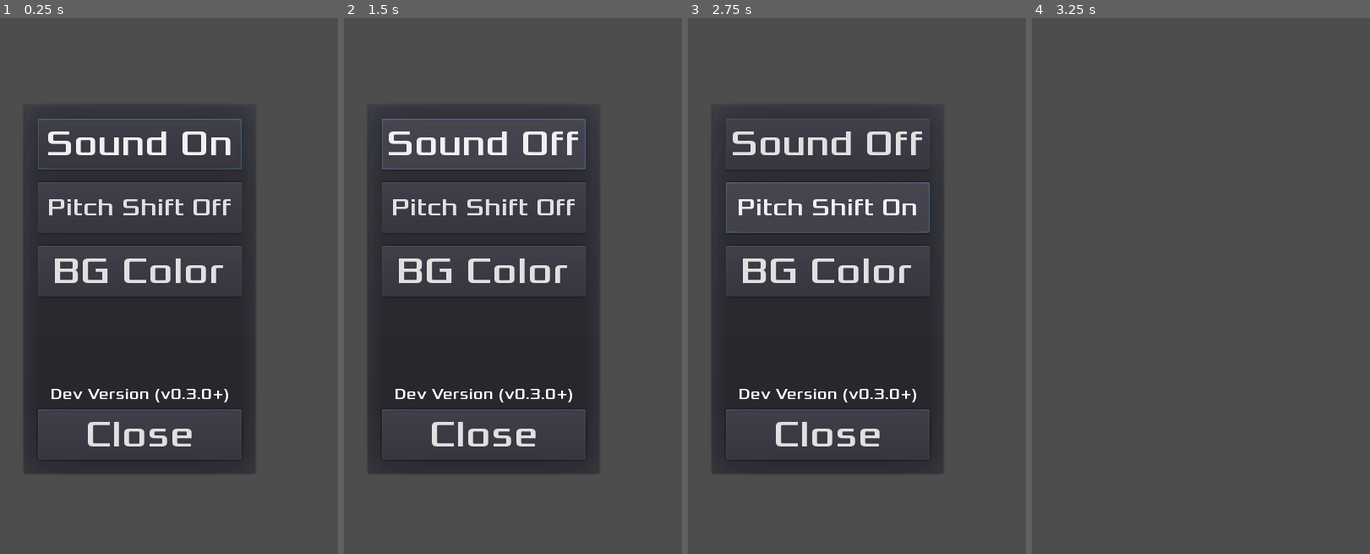
Above: before the commit, frames 1-4 (left to right).
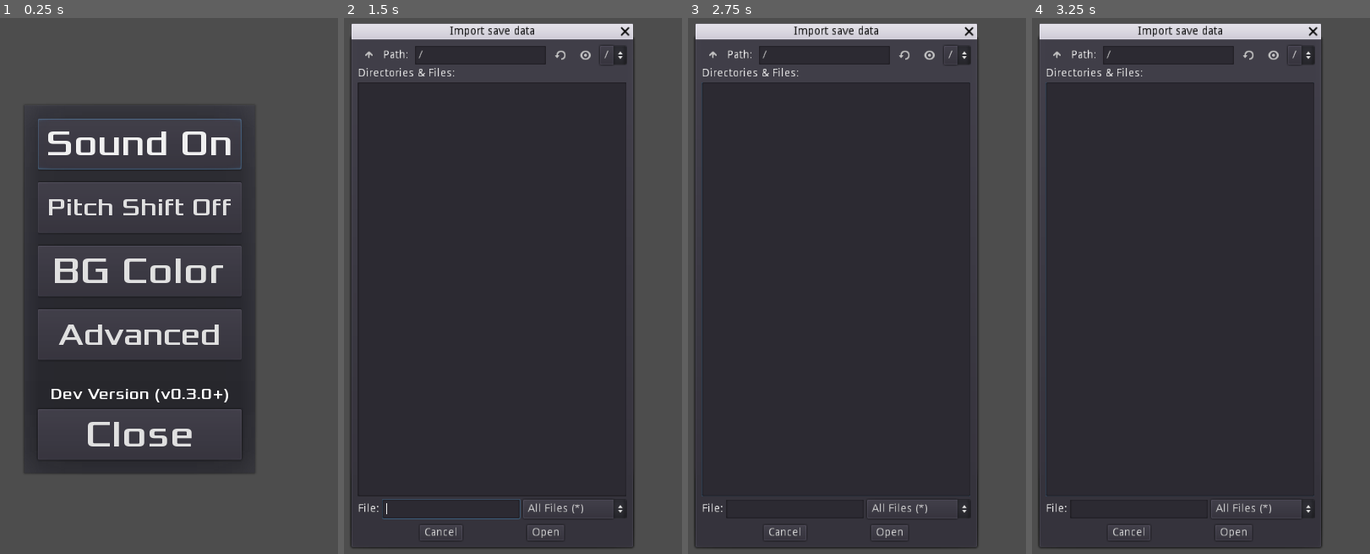
Above: after the commit, the same moments.

Repository: tomas7770/RunJump
Game: Godot game, scene res://scenes/SettingsHUD/SettingsHUD.tscn
Same seed, same stepped clock (60 frames per second), same inputs: the game is played once before the commit and once after it. This scene is started directly instead of the project's main scene.
Inputs (mouse positions are in pixels of both pictures, inside the frame that each line leads up to):
- Up to frame 1 (0.25 s): no input
- Up to frame 2 (1.5 s): click (482, 334) at 0.5 s, where only the run after the commit has a clickable "Advanced"; click (482, 146) at 1.25 s, where only the run after the commit has a clickable "Import Data"
- Up to frame 3 (2.75 s): click (826, 205) at 2 s, where only the run after the commit has a clickable "Export Data"
- Up to frame 4 (3.25 s): click (1170, 436) at 2.75 s, where only the run after the commit has a clickable "Back"

The runs differ from the first frame. In frame 1, 1.6% of the frame differs, in the area x 11-72%, y 54-64%; in frame 2, 34%; in frame 3, 35%; in frame 4, 73%, in the area x 1-86%, y 1-99%.

Commit message:
Initial implementation of save data import/export
Doesn't validate imported files and doesn't update HUD

Diff:
--- a/scenes/GlobalVariables.gd
+++ b/scenes/GlobalVariables.gd
@@ -8,6 +8,7 @@
 	DIFFICULTY.EASY:"Easy",
 	DIFFICULTY.FAST:"Fast"
 }
+const SAVE_PATH = "user://savegame.save"
 var high_score = {}
 var sound_mute = false
 var sound_shift = false
@@ -40,20 +41,20 @@
 
 func save_data():
 	var save_game = File.new()
-	save_game.open("user://savegame.save", File.WRITE)
+	save_game.open(SAVE_PATH, File.WRITE)
 	var save_dict = {}
 	for key in SAVEABLE:
 		save_dict[SAVEABLE[key]] = self[key]
 	save_game.store_line(to_json(save_dict))
 	save_game.close()
 
-func load_data():
+func load_data(path = SAVE_PATH):
 	var save_game = File.new()
-	if not save_game.file_exists("user://savegame.save"):
+	if not save_game.file_exists(path):
 		return # Error! We don't have a save to load.
 	# Load the file line by line and process that dictionary to restore
 	# the object it represents.
-	save_game.open("user://savegame.save", File.READ)
+	save_game.open(path, File.READ)
 	while not save_game.eof_reached():
 		var unparsed_line = save_game.get_line()
 		if unparsed_line == "":
@@ -77,6 +78,22 @@
 					self[key] = saved_data
 	save_game.close()
 
+func import_save(path):
+	load_data(path)
+
+func export_save(path):
+	var save_game = File.new()
+	if not save_game.file_exists(SAVE_PATH):
+		return
+	var exported_save = File.new()
+	save_game.open(SAVE_PATH, File.READ)
+	exported_save.open(path, File.WRITE)
+	while not save_game.eof_reached():
+		var line = save_game.get_line()
+		exported_save.store_line(line)
+	save_game.close()
+	exported_save.close()
+
 func resize_control_toSafeArea(control):
 	# Resizes a fullscreen Control to fit window safe area
 	# I actually have no idea how this works
--- a/scenes/SettingsHUD/SettingsHUD.gd
+++ b/scenes/SettingsHUD/SettingsHUD.gd
@@ -1,9 +1,13 @@
 extends CanvasLayer
 
+enum DATA_MODE {IMPORT, EXPORT}
 onready var main_settings = $HUD_Container/MainSettings
 onready var settings_list = $HUD_Container/MainSettings/ScrollContainer/VBoxContainer
 onready var color_settings = $HUD_Container/ColorSettings
 onready var color_picker = $HUD_Container/ColorSettings/ColorPicker
+onready var advanced_settings = $HUD_Container/AdvancedSettings
+onready var file_dialog = $HUD_Container/FileDialog
+var current_data_mode: int
 
 func _ready():
 	GlobalVariables.resize_control_toSafeArea($HUD_Container)
@@ -41,9 +45,13 @@
 	color_settings.popup()
 	main_settings.hide()
 
-func _on_BackButton_pressed():
+func _on_BackButton_pressed(button_id):
 	main_settings.popup()
-	color_settings.hide()
+	match button_id:
+		0:
+			color_settings.hide()
+		1:
+			advanced_settings.hide()
 
 func _on_ColorPicker_color_changed(color):
 	VisualServer.set_default_clear_color(color)
@@ -52,3 +60,25 @@
 	var color = ProjectSettings.get_setting("rendering/environment/default_clear_color")
 	color_picker.set_pick_color(color)
 	VisualServer.set_default_clear_color(color)
+
+func _on_AdvancedButton_pressed():
+	advanced_settings.popup()
+
+func _on_ImportButton_pressed():
+	current_data_mode = DATA_MODE.IMPORT
+	file_dialog.popup()
+	file_dialog.mode = FileDialog.MODE_OPEN_FILE
+	file_dialog.window_title = "Import save data"
+
+func _on_ExportButton_pressed():
+	current_data_mode = DATA_MODE.EXPORT
+	file_dialog.popup()
+	file_dialog.mode = FileDialog.MODE_SAVE_FILE
+	file_dialog.window_title = "Export save data"
+
+func _on_FileDialog_file_selected(path):
+	match current_data_mode:
+		DATA_MODE.IMPORT:
+			GlobalVariables.import_save(path)
+		DATA_MODE.EXPORT:
+			GlobalVariables.export_save(path)
--- a/scenes/SettingsHUD/SettingsHUD.tscn
+++ b/scenes/SettingsHUD/SettingsHUD.tscn
@@ -15,8 +15,8 @@
 size = 48
 font_data = ExtResource( 1 )
 
-[sub_resource type="DynamicFont" id=4]
-size = 36
+[sub_resource type="DynamicFont" id=7]
+size = 40
 font_data = ExtResource( 1 )
 
 [sub_resource type="DynamicFont" id=5]
@@ -25,6 +25,14 @@
 
 [sub_resource type="DynamicFont" id=6]
 size = 48
+font_data = ExtResource( 1 )
+
+[sub_resource type="DynamicFont" id=8]
+size = 36
+font_data = ExtResource( 1 )
+
+[sub_resource type="DynamicFont" id=9]
+size = 36
 font_data = ExtResource( 1 )
 
 [node name="SettingsHUD" type="CanvasLayer"]
@@ -67,7 +75,7 @@
 
 [node name="VBoxContainer" type="VBoxContainer" parent="HUD_Container/MainSettings/ScrollContainer"]
 margin_right = 258.0
-margin_bottom = 224.0
+margin_bottom = 304.0
 custom_constants/separation = 16
 
 [node name="MuteButton" type="Button" parent="HUD_Container/MainSettings/ScrollContainer/VBoxContainer"]
@@ -102,26 +110,14 @@
 "_edit_use_anchors_": false
 }
 
-[node name="ColorButton2" type="Button" parent="HUD_Container/MainSettings/ScrollContainer/VBoxContainer"]
-visible = false
+[node name="AdvancedButton" type="Button" parent="HUD_Container/MainSettings/ScrollContainer/VBoxContainer"]
 margin_top = 240.0
 margin_right = 258.0
 margin_bottom = 304.0
 rect_min_size = Vector2( 258, 64 )
-custom_fonts/font = SubResource( 3 )
-text = "FG Color"
-__meta__ = {
-"_edit_use_anchors_": false
-}
-
-[node name="ColorButton3" type="Button" parent="HUD_Container/MainSettings/ScrollContainer/VBoxContainer"]
-visible = false
-margin_top = 240.0
-margin_right = 258.0
-margin_bottom = 304.0
-rect_min_size = Vector2( 258, 64 )
-custom_fonts/font = SubResource( 4 )
-text = "Player Color"
+custom_fonts/font = SubResource( 7 )
+text = "Advanced"
+clip_text = true
 __meta__ = {
 "_edit_use_anchors_": false
 }
@@ -213,10 +209,103 @@
 "_edit_use_anchors_": false
 }
 
+[node name="AdvancedSettings" type="PopupDialog" parent="HUD_Container"]
+anchor_left = 0.5
+anchor_top = 0.5
+anchor_right = 0.5
+anchor_bottom = 0.5
+margin_left = -160.0
+margin_top = -240.0
+margin_right = 138.0
+margin_bottom = 230.0
+popup_exclusive = true
+__meta__ = {
+"_edit_use_anchors_": false
+}
+
+[node name="ScrollContainer" type="ScrollContainer" parent="HUD_Container/AdvancedSettings"]
+anchor_left = 0.5
+anchor_right = 0.5
+margin_left = -129.0
+margin_top = 20.0
+margin_right = 129.0
+margin_bottom = 350.0
+scroll_horizontal_enabled = false
+__meta__ = {
+"_edit_use_anchors_": false
+}
+
+[node name="VBoxContainer" type="VBoxContainer" parent="HUD_Container/AdvancedSettings/ScrollContainer"]
+margin_right = 258.0
+margin_bottom = 144.0
+custom_constants/separation = 16
+
+[node name="ImportButton" type="Button" parent="HUD_Container/AdvancedSettings/ScrollContainer/VBoxContainer"]
+margin_right = 258.0
+margin_bottom = 64.0
+rect_min_size = Vector2( 258, 64 )
+custom_fonts/font = SubResource( 8 )
+text = "Import Data"
+clip_text = true
+__meta__ = {
+"_edit_use_anchors_": false
+}
+
+[node name="ExportButton" type="Button" parent="HUD_Container/AdvancedSettings/ScrollContainer/VBoxContainer"]
+margin_top = 80.0
+margin_right = 258.0
+margin_bottom = 144.0
+rect_min_size = Vector2( 258, 64 )
+custom_fonts/font = SubResource( 9 )
+text = "Export Data"
+clip_text = true
+__meta__ = {
+"_edit_use_anchors_": false
+}
+
+[node name="BackButton" type="Button" parent="HUD_Container/AdvancedSettings"]
+anchor_left = 0.5
+anchor_top = 1.0
+anchor_right = 0.5
+anchor_bottom = 1.0
+margin_left = -129.0
+margin_top = -84.0
+margin_right = 129.0
+margin_bottom = -20.0
+custom_fonts/font = SubResource( 3 )
+text = "Back"
+__meta__ = {
+"_edit_use_anchors_": false
+}
+
+[node name="FileDialog" type="FileDialog" parent="HUD_Container"]
+anchor_left = 0.5
+anchor_top = 0.5
+anchor_right = 0.5
+anchor_bottom = 0.5
+margin_left = -178.0
+margin_top = -320.0
+margin_right = 178.0
+margin_bottom = 320.0
+popup_exclusive = true
+window_title = ""
+mode_overrides_title = false
+access = 2
+current_dir = "/"
+current_path = "/"
+__meta__ = {
+"_edit_use_anchors_": false
+}
+
 [connection signal="pressed" from="HUD_Container/MainSettings/ScrollContainer/VBoxContainer/MuteButton" to="." method="_on_MuteButton_pressed"]
 [connection signal="pressed" from="HUD_Container/MainSettings/ScrollContainer/VBoxContainer/SFXShiftButton" to="." method="_on_SFXShiftButton_pressed"]
 [connection signal="pressed" from="HUD_Container/MainSettings/ScrollContainer/VBoxContainer/ColorButton" to="." method="_on_ColorButton_pressed"]
+[connection signal="pressed" from="HUD_Container/MainSettings/ScrollContainer/VBoxContainer/AdvancedButton" to="." method="_on_AdvancedButton_pressed"]
 [connection signal="pressed" from="HUD_Container/MainSettings/CloseButton" to="." method="_on_CloseButton_pressed"]
 [connection signal="color_changed" from="HUD_Container/ColorSettings/ColorPicker" to="." method="_on_ColorPicker_color_changed"]
-[connection signal="pressed" from="HUD_Container/ColorSettings/BackButton" to="." method="_on_BackButton_pressed"]
+[connection signal="pressed" from="HUD_Container/ColorSettings/BackButton" to="." method="_on_BackButton_pressed" binds= [ 0 ]]
 [connection signal="pressed" from="HUD_Container/ColorSettings/DefaultButton" to="." method="_on_DefaultButton_pressed"]
+[connection signal="pressed" from="HUD_Container/AdvancedSettings/ScrollContainer/VBoxContainer/ImportButton" to="." method="_on_ImportButton_pressed"]
+[connection signal="pressed" from="HUD_Container/AdvancedSettings/ScrollContainer/VBoxContainer/ExportButton" to="." method="_on_ExportButton_pressed"]
+[connection signal="pressed" from="HUD_Container/AdvancedSettings/BackButton" to="." method="_on_BackButton_pressed" binds= [ 1 ]]
+[connection signal="file_selected" from="HUD_Container/FileDialog" to="." method="_on_FileDialog_file_selected"]
Not shown: 1 places in scenes/SettingsHUD/SettingsHUD.tscn that only renumber resources
